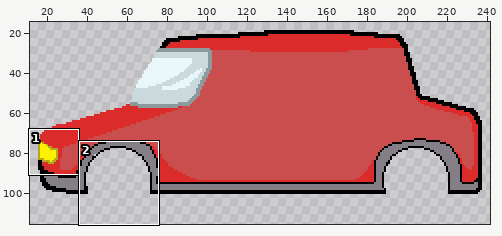
A pixel-art file gets an edit: Art/Car.aseprite. The picture above shows the old version from afar; the outline marks the close-up.
Close-up. First the earlier version:
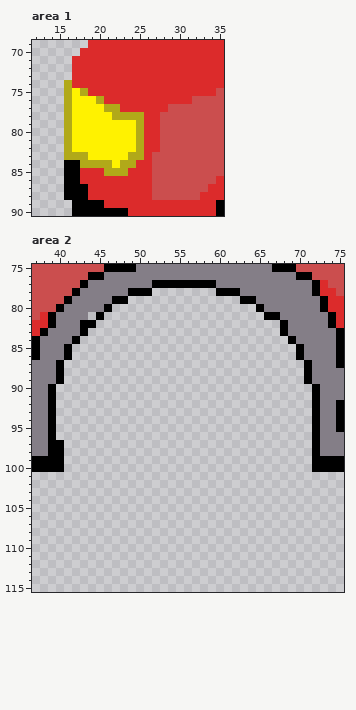
256x128 pixels, 1 frame. Shown: area 1: x 12..35, y 69..90; area 2: x 37..75, y 75..115. The wide view leaves out empty margins. The commit also changed other parts of the picture, which this record leaves out.
Now the later version:
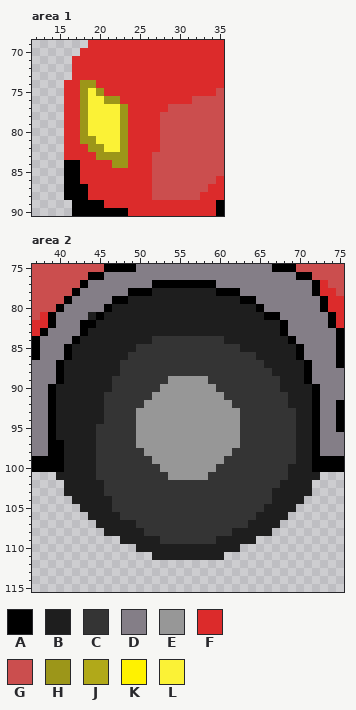
Palette (. is transparent): A #000000  B #1e1e1e  C #343434  D #847e87  E #979797  F #dc2b2b  G #cb4e4e  H #9c9619  J #b1a919  K #fff200  L #fbf236
Changes in this commit:
layer "Layer 2" added
Changed rows in their new state; - is an unchanged pixel.
Area 1, layer "Layer 1":
first column x 16:
74 F-HH------
75 FFHLH-----
76 FFHLLHH---
77 FFHLLLLH--
78 FFHLLLLHFF
79 FFHLLLLHFF
80 FFHLLLLHFF
81 FFHHLLLHFF
82 FFFHHLLHFF
83 FFFFHHHHFF
84 --FFFFHHF-
85 -----FFF--
Area 2, layer "Layer 2":
first column x 40:
 78 ------------BBBBBBBB-------------
 79 ---------BBBBBBBBBBBBBB----------
 80 -------BBBBBBBBBBBBBBBBBB--------
 81 ----B-BBBBBBBBBBBBBBBBBBBB-------
 82 -----BBBBBBBBBBBBBBBBBBBBBBB-----
 83 ----BBBBBBBBBBBBBBBBBBBBBBBB-----
 84 ---BBBBBBBBBCCCCCCCCCBBBBBBBB----
 85 --BBBBBBBBCCCCCCCCCCCCCBBBBBBB---
 86 --BBBBBBBCCCCCCCCCCCCCCCCBBBBB---
 87 -BBBBBBBCCCCCCCCCCCCCCCCCCBBBBB--
 88 -BBBBBBBCCCCCCCCCCCCCCCCCCCBBBB--
 89 -BBBBBBCCCCCCCEEEEECCCCCCCCCBBB--
 90 BBBBBBBCCCCCCEEEEEEECCCCCCCCBBBB-
 91 BBBBBBCCCCCCEEEEEEEEECCCCCCCCBBB-
 92 BBBBBBCCCCCEEEEEEEEEEECCCCCCCBBB-
 93 BBBBBBCCCCEEEEEEEEEEEEECCCCCCCBB-
 94 BBBBBBCCCCEEEEEEEEEEEEECCCCCCCBB-
 95 BBBBBCCCCCEEEEEEEEEEEEECCCCCCCBB-
 96 BBBBBCCCCCEEEEEEEEEEEEECCCCCCCBB-
 97 -BBBBCCCCCEEEEEEEEEEEEECCCCCCCBB-
 98 -BBBBCCCCCCEEEEEEEEEEECCCCCCCCBB-
 99 -BBBBCCCCCCCEEEEEEEEECCCCCCCCCBB-
100 -BBBBCCCCCCCCEEEEEEECCCCCCCCCBBB-
101 BBBBBCCCCCCCCCEEEEECCCCCCCCCCBBBB
102 -BBBBBCCCCCCCCCCCCCCCCCCCCCCBBBB-
103 -BBBBBCCCCCCCCCCCCCCCCCCCCCBBBBB-
104 --BBBBBCCCCCCCCCCCCCCCCCCCCBBBB--
105 ---BBBBCCCCCCCCCCCCCCCCCCCBBBB---
106 ----BBBBCCCCCCCCCCCCCCCCCBBBB----
107 -----BBBBBCCCCCCCCCCCCCCBBBB-----
108 ------BBBBBCCCCCCCCCCCBBBBB------
109 --------BBBBBCCCCCCCBBBBB--------
110 ----------BBBBBBBBBBBBB----------
111 ------------BBBBBBBBB------------
